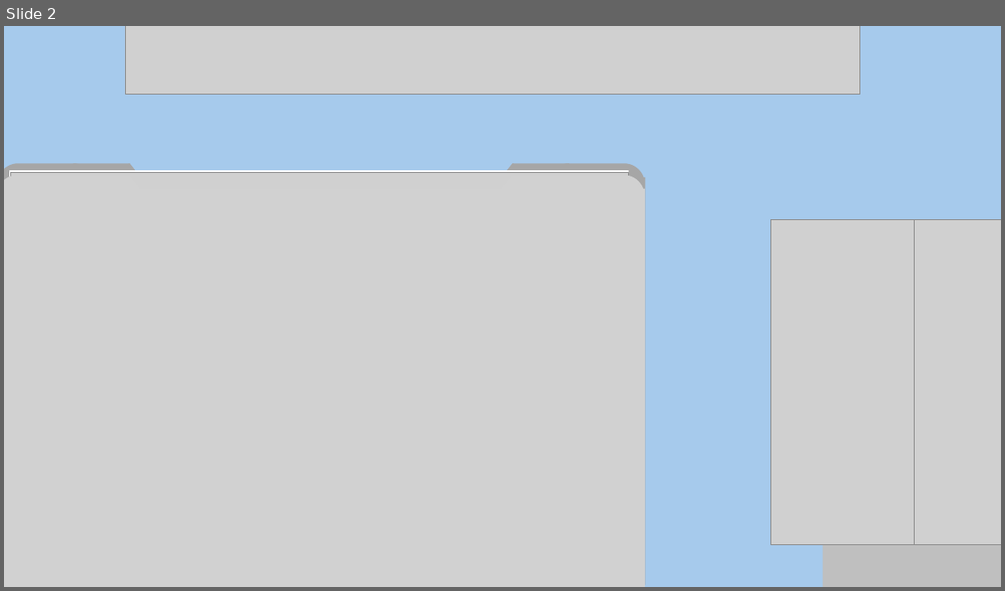
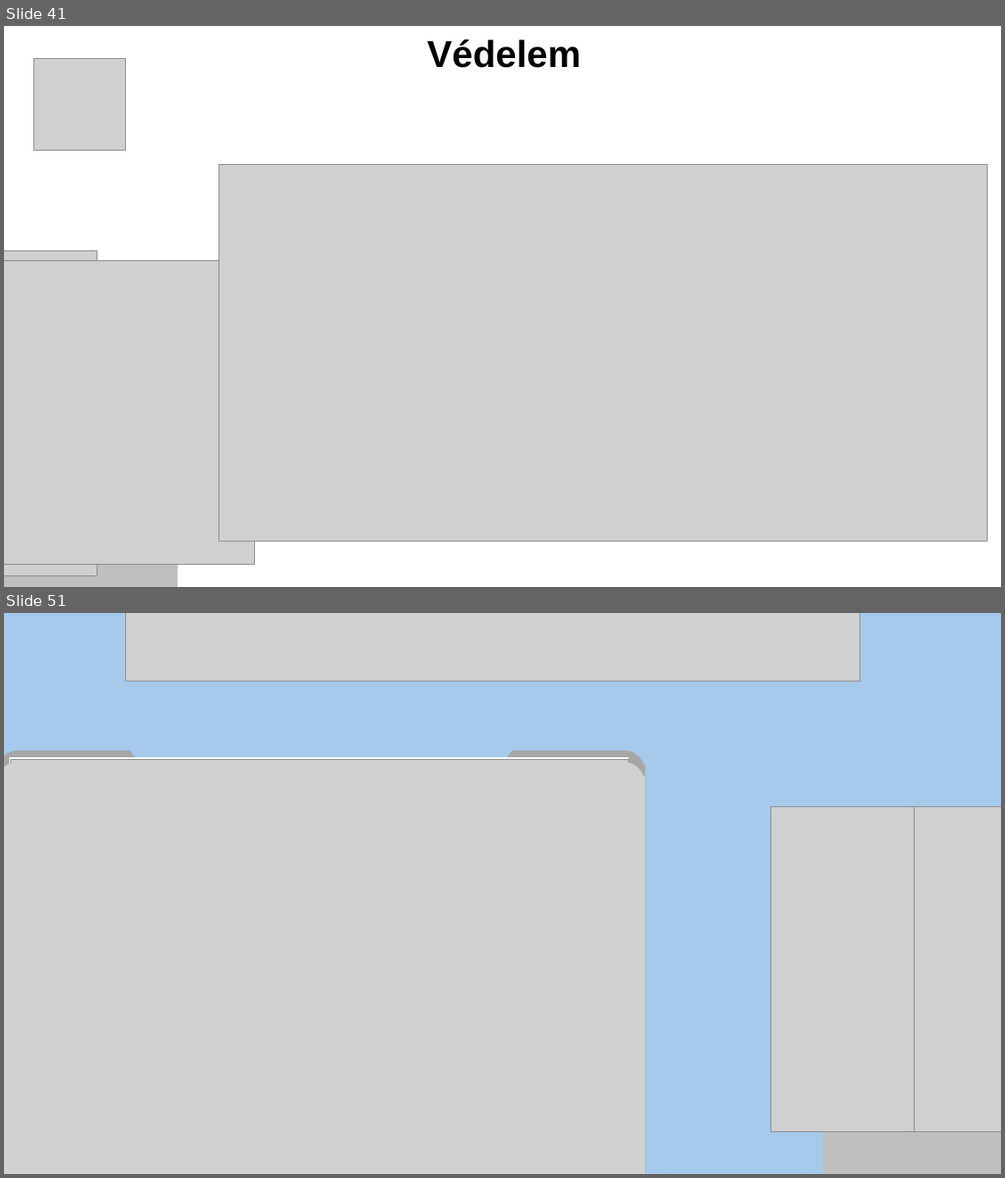
Before and after one commit to MurarBalint/vizsgaremek, a slide deck: Docs/HMD-MB_Vizsgaremek.pptx. Shown one above the other, each under a label of ours: slide 2 before the commit, slides 41 and 51 after it; the slides between them are not shown. The pictures are 1005x591 and 1005x1178 pixels, drawn with LibreOffice and Linux fonts; fonts in the diff are those of the drawing; grey boxes stand for pictures; background and template pictures are left out. Boxes give left, top, right and bottom in pixels: in the first picture for what was removed or moved away, otherwise in the second. Text is boxed around its words. In the diff, an @@ line names an element or a change of style, - is before the commit and + after.

```diff
--- a/Docs/HMD-MB_Vizsgaremek.pptx
+++ b/Docs/HMD-MB_Vizsgaremek.pptx
@@ slide 41 added at <box>4,26,1001,587</box>, background #A6CAEC @@
@@ rectangle added at <box>4,26,1001,587</box>, fill #FFFFFF, 36 pt, text #000000, bold @@
+Védelem
@@ picture added at <box>34,59,125,150</box> @@
@@ picture added at <box>219,164,987,541</box> @@
@@ picture added at <box>4,251,97,576</box> @@
@@ picture added at <box>4,260,254,564</box> @@
@@ snip same rect added at <box>4,529,187,554</box>, fill #D9D9D9 @@
@@ rectangle added at <box>4,554,178,587</box>, fill #BFBFBF @@
@@ what was slide 2 is now slide 51 @@
```
Also in this commit, not shown: 48 other slides added.
